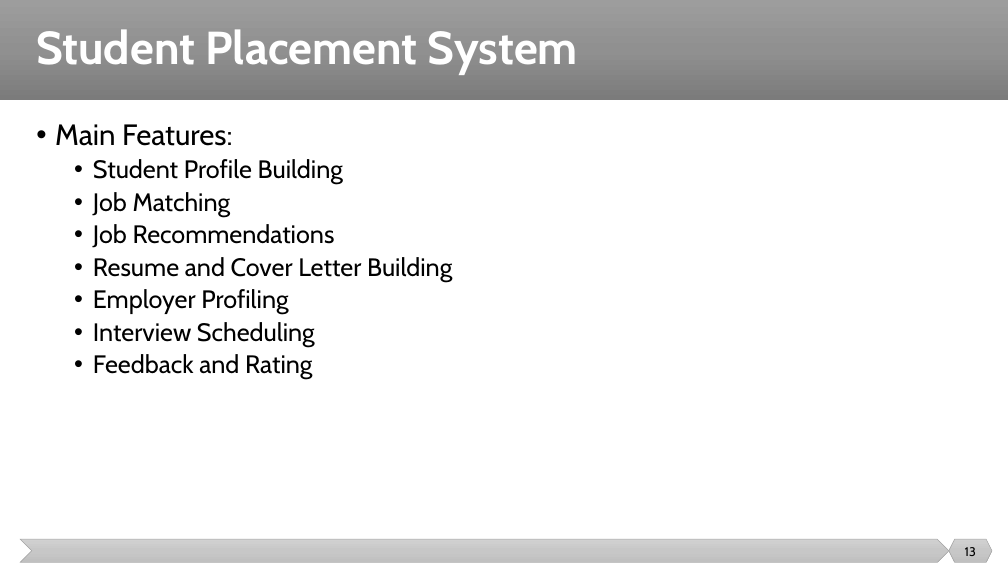
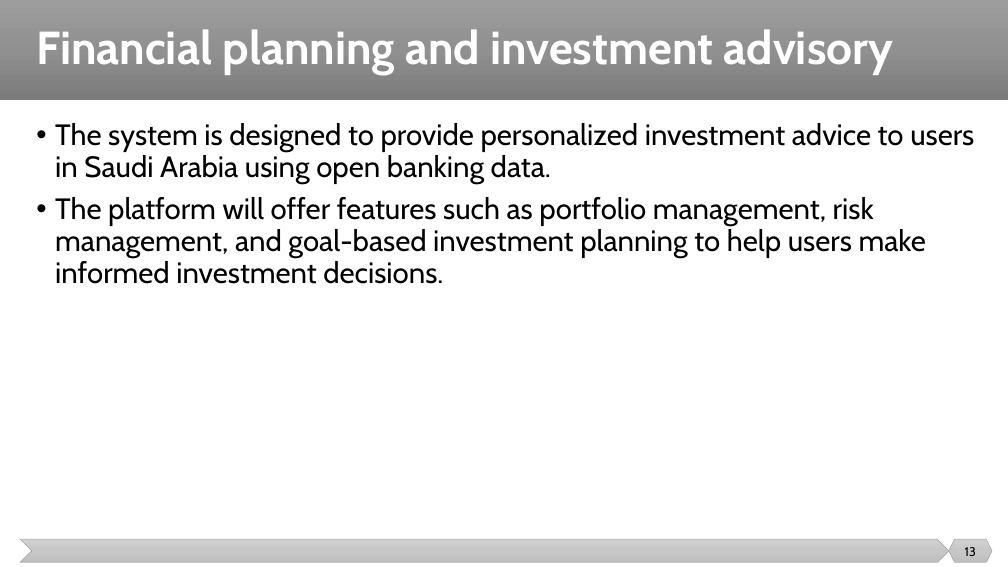
Before and after one commit to malenezi/malenezi, a slide deck: slide 13 of SE499/Lectures/2/Projects.pptx. Drawn at 1008x567 pixels with LibreOffice and Linux fonts; fonts in the diff are those of the drawing. Boxes give left, top, right and bottom in pixels: in the first picture for what was removed or moved away, otherwise in the second. Text is boxed around its words. In the diff, an @@ line names an element or a change of style, - is before the commit and + after.

```diff
--- a/SE499/Lectures/2/Projects.pptx
+++ b/SE499/Lectures/2/Projects.pptx
@@ title at [36,29,893,75]: text changed @@
-Student Placement System
+Financial planning and investment advisory
@@ text at [55,123,974,284]: text changed; size 24 to 28 pt @@
-• Main Features:
-  • Student Profile Building
-  • Job Matching
-  • Job Recommendations
-  • Resume and Cover Letter Building
-  • Employer Profiling
-  • Interview Scheduling
-  • Feedback and Rating
+• The system is designed to provide personalized investment advice to users in Saudi Arabia using open banking data.
+• The platform will offer features such as portfolio management, risk management, and goal-based investment planning to help users make informed investment decisions.
```
Also in this commit, not shown: 9 other slides changed, 14 slides added, 6 slides removed.
